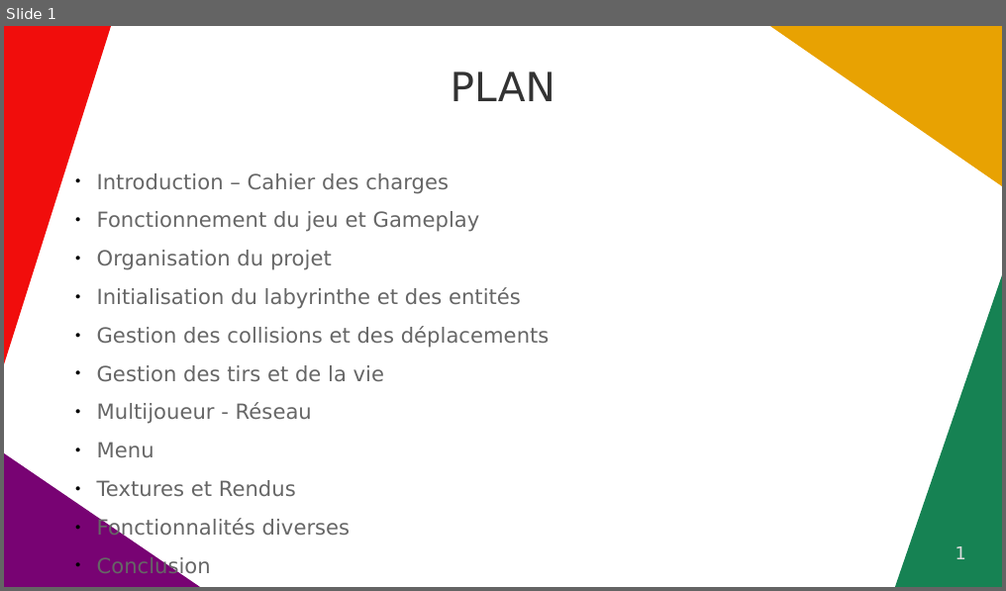
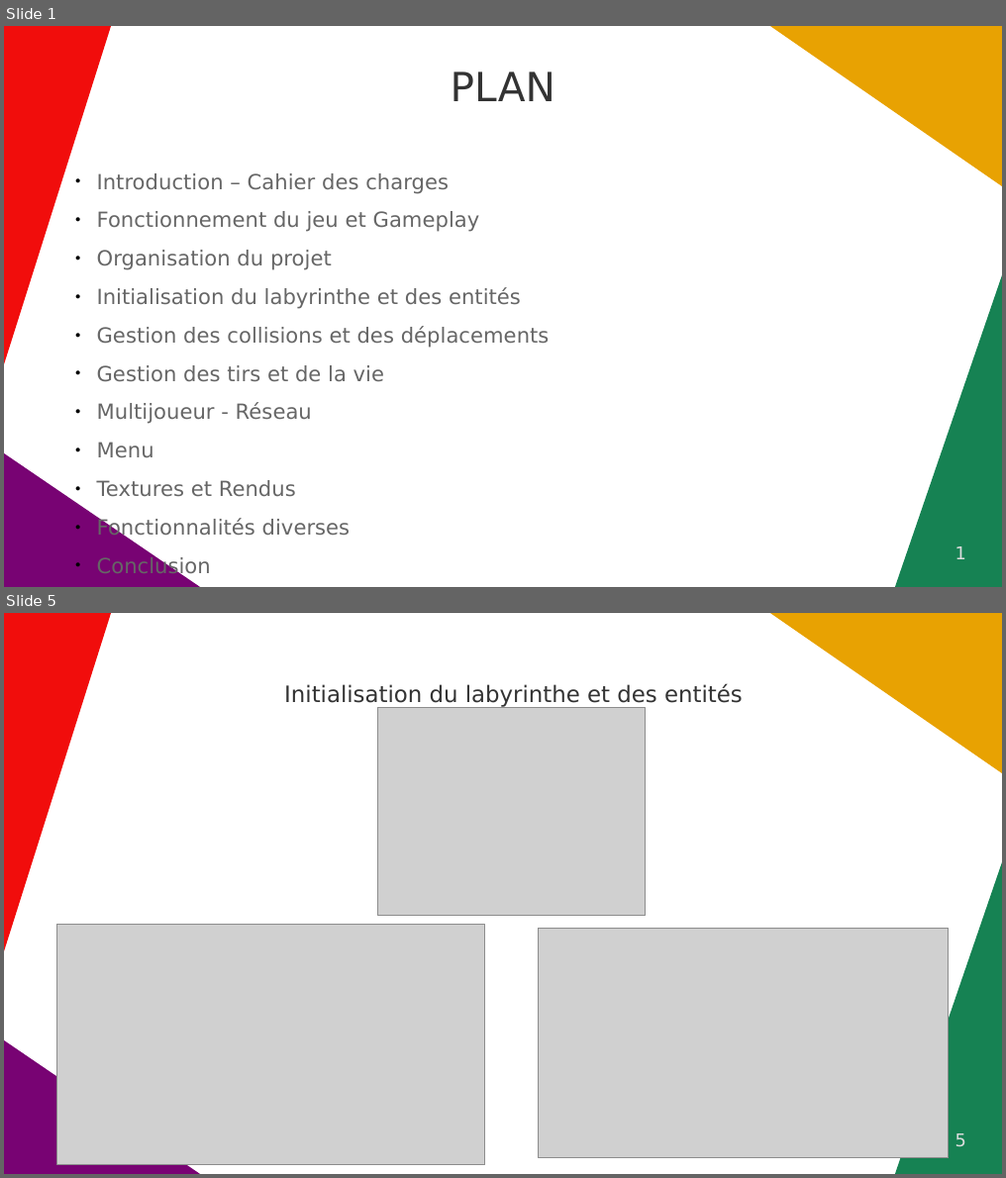
Before and after one commit to StrawPlume/MAZE-SHOOTER, a slide deck: rapport/diapo.odp. Shown one above the other, each under a label of ours: slide 1 before the commit, slides 1 and 5 after it; the slides between them are not shown. The pictures are 1006x591 and 1006x1178 pixels, drawn with LibreOffice and Linux fonts; fonts in the diff are those of the drawing; grey boxes stand for pictures. Boxes give left, top, right and bottom in pixels: in the first picture for what was removed or moved away, otherwise in the second. Text is boxed around its words. In the diff, an @@ line names an element or a change of style, - is before the commit and + after.

```diff
--- a/rapport/diapo.odp
+++ b/rapport/diapo.odp
@@ slide 5 added at [4, 613, 1002, 1174], background #FFFFFF; not listed: 4 template elements that a slide beside it also shows @@
@@ title added at [284, 683, 743, 708], 18 pt, text #333333 @@
+Initialisation du labyrinthe et des entités
@@ picture added at [378, 708, 646, 916] @@
@@ picture added at [57, 925, 485, 1165] @@
@@ picture added at [540, 928, 949, 1159] @@
@@ page number added at [955, 1134, 966, 1148], 14 pt, text #DDDDDD @@
+5
```
Also in this commit, not shown: 10 other slides added.
